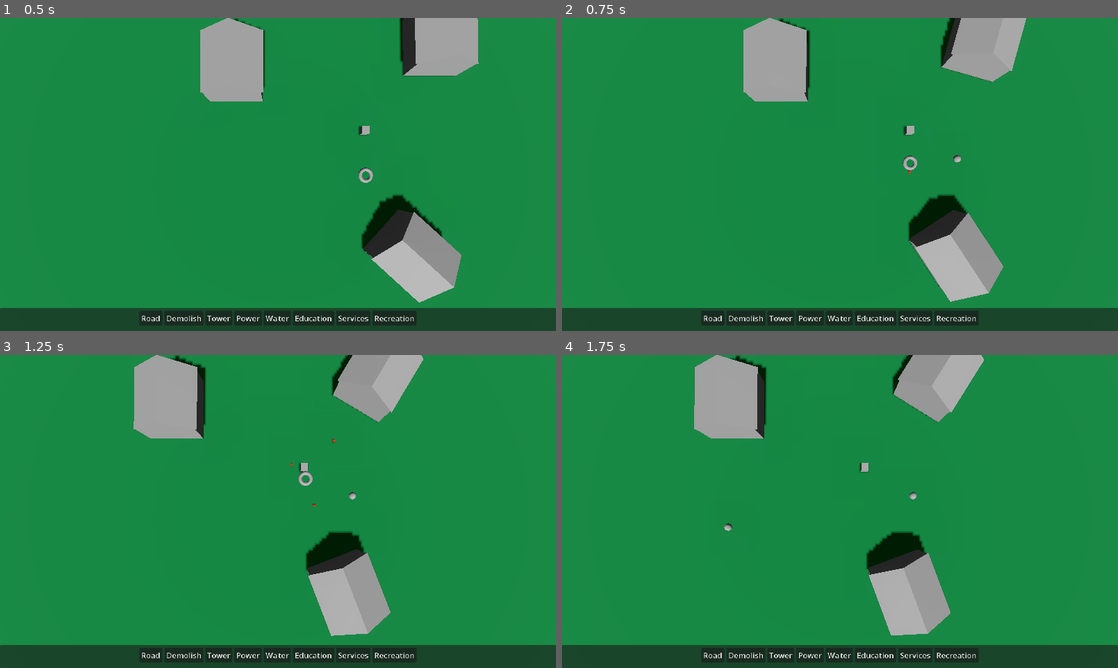
Above: before the commit, frames 1-4 (two rows, left to right).
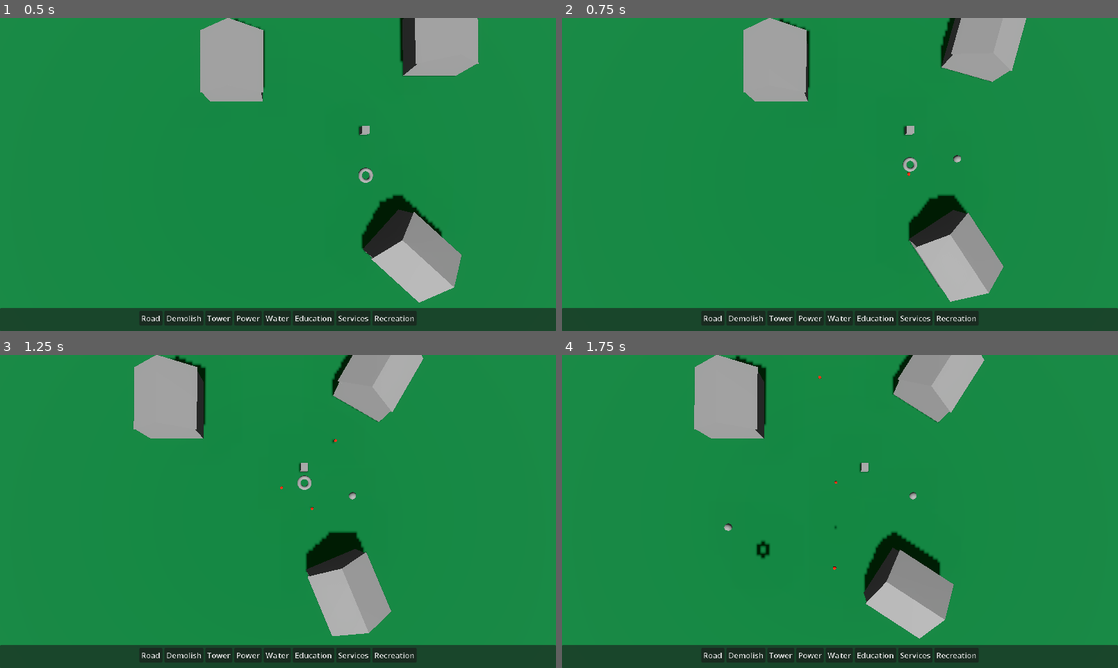
Above: after the commit, the same moments.

Repository: artesgo/city-defense
Game: Godot game, scene res://main.tscn
The game is run twice, just before and just after one commit, with the same random seed, the same clock (stepped at 60 frames per second) and the same inputs.
Inputs (mouse positions are in pixels of both pictures, inside the frame that each line leads up to):
- Up to frame 1 (0.5 s): no input
- Up to frame 2 (0.75 s): tap Enter (ui_accept) at 0.5 s; move the mouse to (962, 158) at 0.52 s; hold D (move_right) from 0.53 s (still down); tap R (build_road) at 0.6 s; click (962, 158) at 0.67 s
- Up to frame 3 (1.25 s): keep holding D (move_right); tap Enter (ui_accept) at 0.77 s
- Up to frame 4 (1.75 s): release D (move_right) at 1.25 s; drag from (728, 527) to (812, 574) at 1.27 s

Frame 1 is identical in both runs. In frame 2, less than 0.1% of the frame differs, in the area x 61-78%, y 14-76%; in frame 3, 0.3%; in frame 4, 1.9%, in the area x 34-76%, y 0-91%.

Commit message:
bullet deceleration configuration

Diff:
--- a/_buildings/_projectiles/bullet.gd
+++ b/_buildings/_projectiles/bullet.gd
@@ -5,6 +5,7 @@
 ## How many seconds the projectile should live before it disappears.
 @export var duration : float = 5.0
 @export var dmg := 1.0
+@export var deceleration := 0.0
 
 ## Internal counter that we’ll tick down every frame.
 var _remaining_time := 0.0
@@ -13,7 +14,13 @@
 	# Initialise the internal timer with whatever the exported value is
 	_remaining_time = duration
 
-func _process(delta: float) -> void:
+func _physics_process(delta: float) -> void:
+	# Apply deceleration to current velocity
+	var speed = linear_velocity.length()
+	if speed > 0 and deceleration != 0.0:
+		var new_speed = max(0, speed - deceleration * delta)
+		linear_velocity = linear_velocity.normalized() * new_speed
+
 	# Tick the timer down
 	_remaining_time -= delta
 
--- a/_buildings/tower.gd
+++ b/_buildings/tower.gd
@@ -11,6 +11,9 @@
 @export var projectile_duration : float = 1.0
 @export var projectile_dmg : float = 5.0
 @export var projectile_spd : float = 60.0
+@export var projectile_deceleration : float = 0.0
+
+## used by the tower
 @export var projectile_range : float = 20.0
 
 ## How many shots per second (higher = faster).
@@ -98,8 +101,6 @@
 
 func _fire_projectile(target : Node3D) -> void:
 	var projectile = projectile_scene.instantiate() as RigidBody3D
-	projectile.duration = projectile_duration
-	projectile.dmg = projectile_dmg
 
 	if not projectile:
 		push_error("Tower: projectile scene did NOT return a RigidBody3D!")
@@ -113,6 +114,9 @@
 	var dir = (target.global_transform.origin - projectile.global_transform.origin).normalized()
 	if projectile is RigidBody3D:
 		projectile.linear_velocity = dir * projectile_spd
+		projectile.duration = projectile_duration
+		projectile.dmg = projectile_dmg
+		projectile.deceleration = projectile_deceleration
 
 	# Optional: tell the projectile who its target is (if it needs to track)
 	if projectile.has_method("set_target"):
--- a/_characters/enemy.gd
+++ b/_characters/enemy.gd
@@ -17,7 +17,7 @@
 	var root = get_tree().current_scene
 	target = root.get_node("Buildings/Command")
 	_hp = hp
-	hit_area = $Area3D as Area3D
+	hit_area = $Selectable/Area3D as Area3D
 	if not hit_area:
 		push_error("Enemy: No child named 'HitArea' found.")
 		return
--- a/_characters/enemy.tscn
+++ b/_characters/enemy.tscn
@@ -1,23 +1,40 @@
 [gd_scene format=3 uid="uid://cqbrcv0yo6bt6"]
 
 [ext_resource type="Script" uid="uid://bg8pbx51jeq7s" path="res://_characters/enemy.gd" id="1_gyitx"]
-
-[sub_resource type="TorusMesh" id="TorusMesh_lrjkw"]
+[ext_resource type="Script" uid="uid://b4ggjxmohojfx" path="res://selectable.gd" id="2_l4fgf"]
 
 [sub_resource type="CylinderShape3D" id="CylinderShape3D_8h5yi"]
 height = 0.5
 radius = 1.0
 
+[sub_resource type="TorusMesh" id="TorusMesh_gyitx"]
+inner_radius = 1.075
+outer_radius = 1.1
+
+[sub_resource type="StandardMaterial3D" id="StandardMaterial3D_l4fgf"]
+albedo_color = Color(0, 0.7591207, 0.5673306, 1)
+
+[sub_resource type="TorusMesh" id="TorusMesh_lrjkw"]
+
 [node name="Enemy" type="CharacterBody3D" unique_id=584384264]
 script = ExtResource("1_gyitx")
+
+[node name="Selectable" type="Node3D" parent="." unique_id=1763168265]
+script = ExtResource("2_l4fgf")
+
+[node name="Area3D" type="Area3D" parent="Selectable" unique_id=32757029]
+
+[node name="CollisionShape3D" type="CollisionShape3D" parent="Selectable/Area3D" unique_id=2025082560]
+shape = SubResource("CylinderShape3D_8h5yi")
+
+[node name="Selection" type="MeshInstance3D" parent="Selectable/Area3D" unique_id=786361530]
+transform = Transform3D(2, 0, 0, 0, 3, 0, 0, 0, 2, 0, 1, 0)
+visible = false
+mesh = SubResource("TorusMesh_gyitx")
+surface_material_override/0 = SubResource("StandardMaterial3D_l4fgf")
 
 [node name="MeshInstance3D" type="MeshInstance3D" parent="." unique_id=1815294169]
 mesh = SubResource("TorusMesh_lrjkw")
 
-[node name="Area3D" type="Area3D" parent="." unique_id=32757029]
-
-[node name="CollisionShape3D" type="CollisionShape3D" parent="Area3D" unique_id=2025082560]
-shape = SubResource("CylinderShape3D_8h5yi")
-
 [node name="CollisionShape3D2" type="CollisionShape3D" parent="." unique_id=1084064868]
 shape = SubResource("CylinderShape3D_8h5yi")
--- a/main.tscn
+++ b/main.tscn
@@ -80,16 +80,19 @@
 [node name="Building" parent="Buildings" unique_id=304500698 instance=ExtResource("4_272bh")]
 transform = Transform3D(1, 0, 0, 0, 1, 0, 0, 0, 1, -17.781666, 0, -8.238916)
 projectile_dmg = 10.0
+projectile_deceleration = 1.0
 fire_rate = 2.0
 
 [node name="Building2" parent="Buildings" unique_id=131266326 instance=ExtResource("4_272bh")]
 transform = Transform3D(1, 0, 0, 0, 1, 0, 0, 0, 1, 9.4677515, 0, -11.901087)
 projectile_dmg = 10.0
+projectile_deceleration = 5.0
 fire_rate = 2.0
 
 [node name="Building3" parent="Buildings" unique_id=1526109585 instance=ExtResource("4_272bh")]
 transform = Transform3D(1, 0, 0, 0, 1, 0, 0, 0, 1, 5.3243227, 0, 16.357504)
 projectile_dmg = 10.0
+projectile_deceleration = 15.0
 fire_rate = 2.0
 
 [node name="Roads" type="Node3D" parent="." unique_id=673854834]
